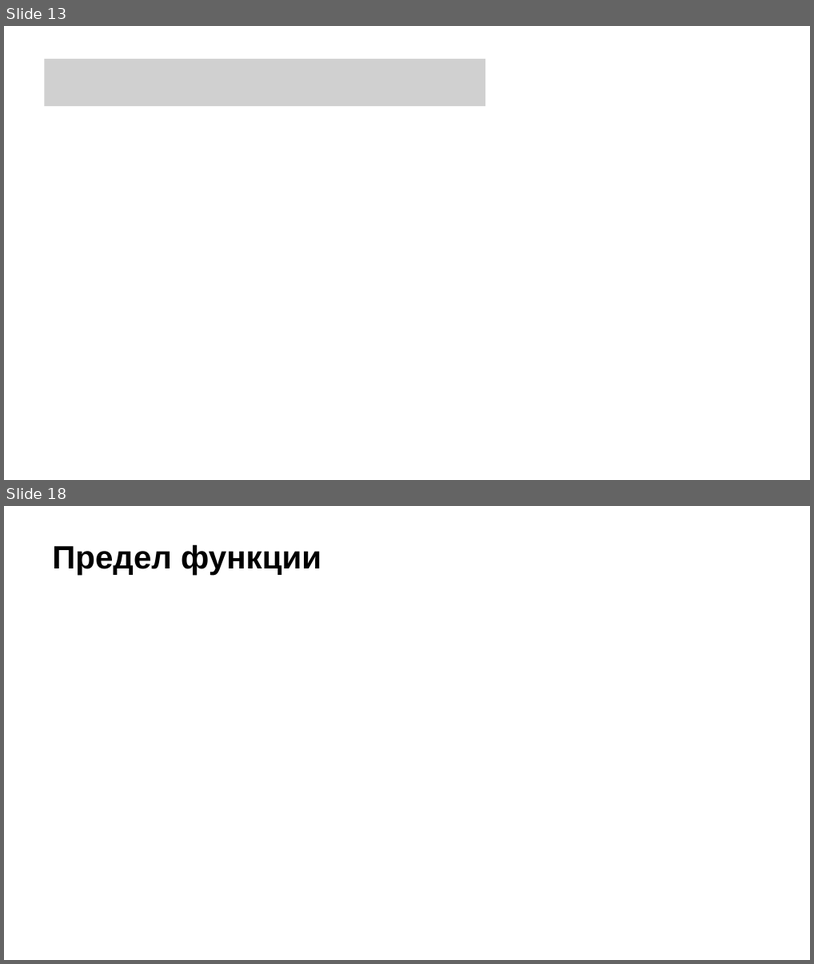
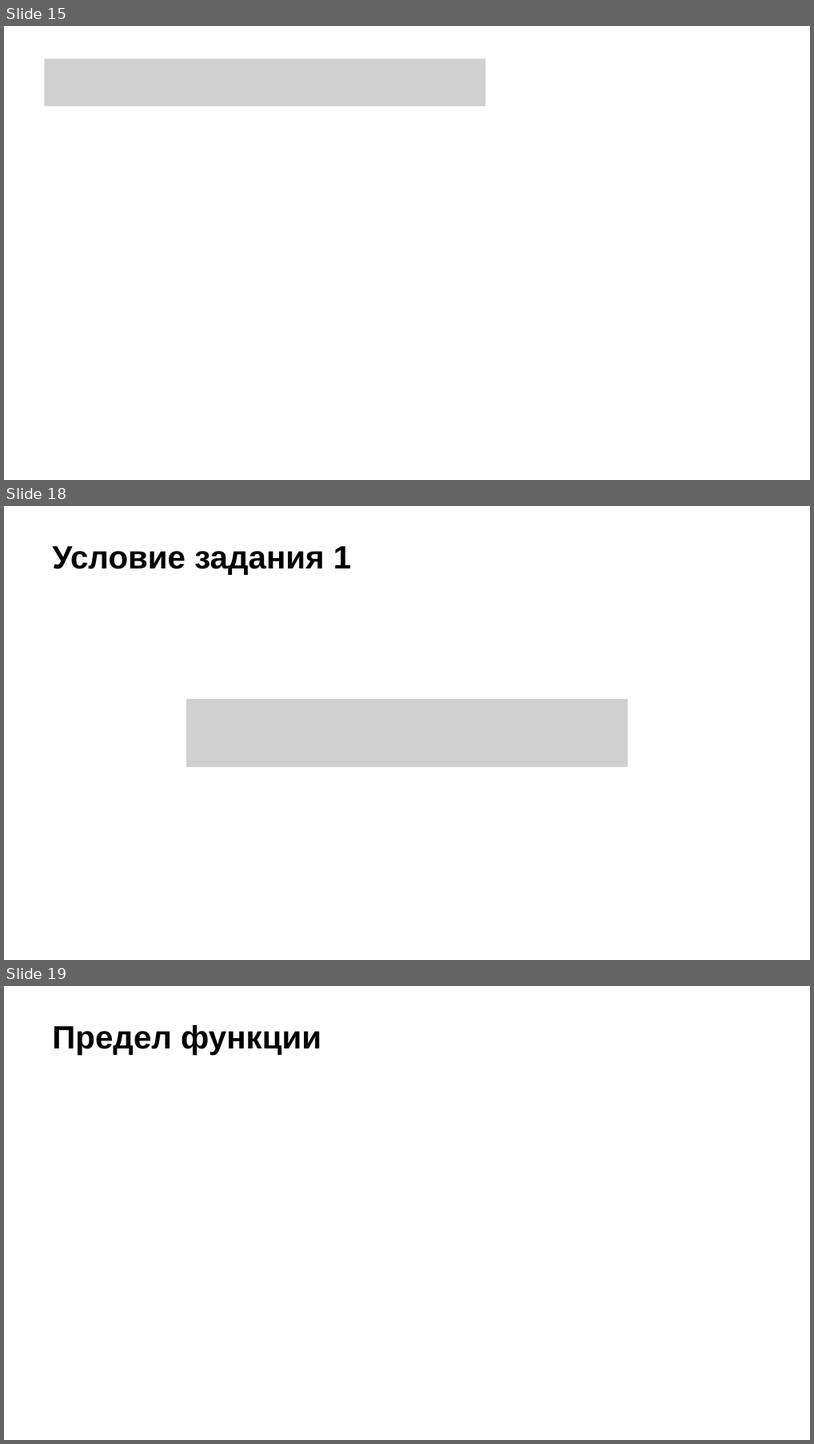
Before and after one commit to Miwm64/itmo_cse, a slide deck: math_analysis/матан_проект_в4.pptx. Shown one above the other, each under a label of ours: slides 13 and 18 before the commit, slides 15, 18 and 19 after it; the slides between them are not shown. The pictures are 814x964 and 814x1444 pixels, drawn with LibreOffice and Linux fonts; fonts in the diff are those of the drawing; grey boxes stand for pictures; background and template pictures are left out. Boxes give left, top, right and bottom in pixels: in the first picture for what was removed or moved away, otherwise in the second. Text is boxed around its words. In the diff, an @@ line names an element or a change of style, - is before the commit and + after.

```diff
--- a/math_analysis/матан_проект_в4.pptx
+++ b/math_analysis/матан_проект_в4.pptx
@@ slide 18 added at <box>4,506,810,960</box>, background picture (left out) @@
@@ title added at <box>52,546,351,575</box>, 28.8 pt, text #000000, bold @@
+Условие задания 1
@@ picture added at <box>186,699,627,768</box> @@
@@ what was slide 13 is now slide 15 @@
@@ what was slide 18 is now slide 19 @@
```
Also in this commit, not shown: 7 slides changed, 11 other slides added, 7 slides removed.
